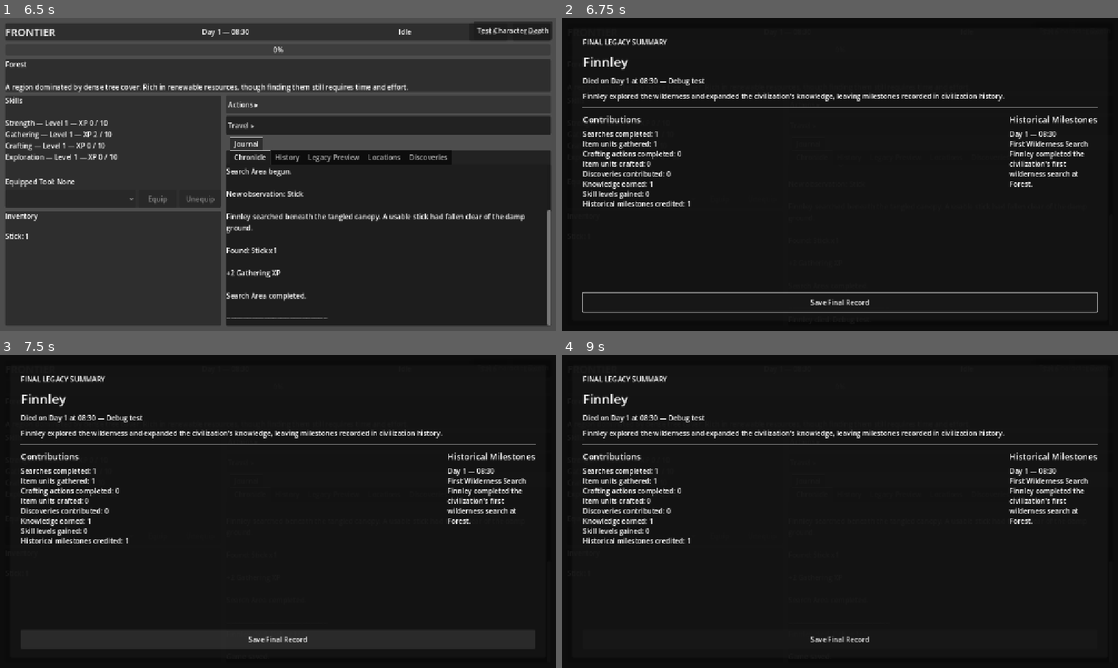
Above: before the commit, frames 1-4 (two rows, left to right).
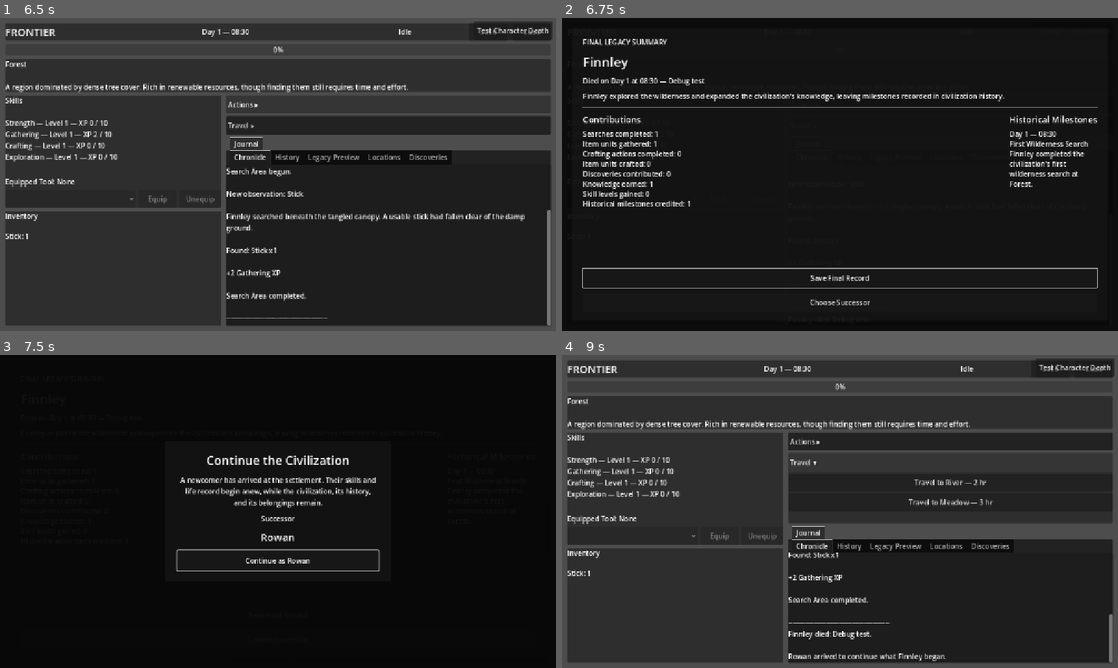
Above: after the commit, the same moments.

Repository: thegrundle-git/frontierthegame
Game: Godot game, scene res://scenes/ui/MainMenu.tscn
Two runs of this game, one before a commit and one after it. Both use one fixed random seed, a clock stepped at 60 frames per second and the inputs below.
Inputs (mouse positions are in pixels of both pictures, inside the frame that each line leads up to):
- Up to frame 1 (6.5 s): click "New Game" at 0.5 s; click "Actions ▾" at 1.25 s; click "Actions ▸" at 2 s; click "Search Area" at 2.75 s; click "Travel ▸" at 3.5 s; click "Travel ▾" at 4.25 s; click "Actions ▸" at 5 s; click "Actions ▾" at 5.75 s
- Up to frame 2 (6.75 s): click "Test Character Death" at 6.5 s
- Up to frame 3 (7.5 s): click (278, 639) at 7.25 s, where only the run after the commit has a clickable "Choose Successor"
- Up to frame 4 (9 s): click (840, 561) at 8 s, where only the run after the commit has a clickable "Continue as Rowan"; click "Travel ▸" at 8.75 s

Frame 1 is identical in both runs. In frame 2, 1.5% of the frame differs, in the area x 3-97%, y 79-95%; in frame 3, 12%; in frame 4, 64%, in the area x 0-100%, y 0-100%.

Commit message:
v0.5.9-alpha1 - Add succession foundation

Diff:
--- a/scenes/ui/GameUI.tscn
+++ b/scenes/ui/GameUI.tscn
@@ -1,9 +1,10 @@
-[gd_scene load_steps=5 format=3 uid="uid://baqm7w2ms734e"]
+[gd_scene load_steps=6 format=3 uid="uid://baqm7w2ms734e"]
 
 [ext_resource type="Script" uid="uid://1bobkraw02vv" path="res://scripts/ui/GameUI.gd" id="1_r8hcy"]
 [ext_resource type="PackedScene" uid="uid://dgmcykvgvwvpm" path="res://scenes/ui/HomeUI.tscn" id="2_3pxe2"]
 [ext_resource type="PackedScene" uid="uid://c84ip6rn6xat4" path="res://scenes/ui/StorageUI.tscn" id="3_jwej7"]
 [ext_resource type="PackedScene" path="res://scenes/ui/LegacySummaryScreen.tscn" id="4_legacy"]
+[ext_resource type="PackedScene" path="res://scenes/ui/SuccessionScreen.tscn" id="5_successor"]
 
 [node name="GameUI" type="Control" unique_id=1054040398]
 layout_mode = 3
@@ -464,6 +465,11 @@
 layout_mode = 1
 
 [node name="LegacySummaryScreen" parent="." instance=ExtResource("4_legacy")]
+unique_name_in_owner = true
+visible = false
+layout_mode = 1
+
+[node name="SuccessionScreen" parent="." instance=ExtResource("5_successor")]
 unique_name_in_owner = true
 visible = false
 layout_mode = 1
--- a/scenes/ui/LegacySummaryScreen.tscn
+++ b/scenes/ui/LegacySummaryScreen.tscn
@@ -123,3 +123,11 @@
 focus_mode = 2
 tooltip_text = "Return to the game."
 text = "Return to Frontier"
+
+[node name="SuccessorButton" type="Button" parent="ScreenMargin/SummaryPanel/ContentMargin/SummaryLayout"]
+unique_name_in_owner = true
+visible = false
+custom_minimum_size = Vector2(0, 44)
+layout_mode = 2
+focus_mode = 2
+text = "Choose Successor"
--- /dev/null
+++ b/scenes/ui/SuccessionScreen.tscn
@@ -0,0 +1,77 @@
+[gd_scene load_steps=2 format=3]
+
+[ext_resource type="Script" path="res://scripts/ui/SuccessionScreen.gd" id="1_successor"]
+
+[node name="SuccessionScreen" type="Control"]
+layout_mode = 3
+anchors_preset = 15
+anchor_right = 1.0
+anchor_bottom = 1.0
+grow_horizontal = 2
+grow_vertical = 2
+mouse_filter = 0
+script = ExtResource("1_successor")
+
+[node name="Backdrop" type="ColorRect" parent="."]
+layout_mode = 1
+anchors_preset = 15
+anchor_right = 1.0
+anchor_bottom = 1.0
+grow_horizontal = 2
+grow_vertical = 2
+color = Color(0.03, 0.03, 0.03, 0.96)
+
+[node name="Center" type="CenterContainer" parent="."]
+layout_mode = 1
+anchors_preset = 15
+anchor_right = 1.0
+anchor_bottom = 1.0
+grow_horizontal = 2
+grow_vertical = 2
+
+[node name="Panel" type="PanelContainer" parent="Center"]
+custom_minimum_size = Vector2(520, 300)
+layout_mode = 2
+
+[node name="Margin" type="MarginContainer" parent="Center/Panel"]
+layout_mode = 2
+theme_override_constants/margin_left = 28
+theme_override_constants/margin_top = 24
+theme_override_constants/margin_right = 28
+theme_override_constants/margin_bottom = 24
+
+[node name="Layout" type="VBoxContainer" parent="Center/Panel/Margin"]
+layout_mode = 2
+theme_override_constants/separation = 14
+
+[node name="Title" type="Label" parent="Center/Panel/Margin/Layout"]
+layout_mode = 2
+theme_override_font_sizes/font_size = 28
+text = "Continue the Civilization"
+horizontal_alignment = 1
+
+[node name="Explanation" type="Label" parent="Center/Panel/Margin/Layout"]
+layout_mode = 2
+size_flags_vertical = 3
+text = "A newcomer has arrived at the settlement. Their skills and life record begin anew, while the civilization, its history, and its belongings remain."
+horizontal_alignment = 1
+autowrap_mode = 3
+
+[node name="CandidateHeading" type="Label" parent="Center/Panel/Margin/Layout"]
+layout_mode = 2
+text = "Successor"
+horizontal_alignment = 1
+
+[node name="CandidateNameLabel" type="Label" parent="Center/Panel/Margin/Layout"]
+unique_name_in_owner = true
+layout_mode = 2
+theme_override_font_sizes/font_size = 24
+text = "Rowan"
+horizontal_alignment = 1
+
+[node name="ContinueButton" type="Button" parent="Center/Panel/Margin/Layout"]
+unique_name_in_owner = true
+custom_minimum_size = Vector2(0, 46)
+layout_mode = 2
+focus_mode = 2
+text = "Continue as Rowan"
--- a/scripts/autoload/GameManager.gd
+++ b/scripts/autoload/GameManager.gd
@@ -5,6 +5,12 @@
 
 const CRAFT_DURATION_SECONDS := 4.0
 const CRAFT_GAME_MINUTES := 45
+const SUCCESSOR_NAMES: Array[String] = [
+	"Rowan",
+	"Mara",
+	"Elias",
+	"Tamsin"
+]
 
 
 var current_survivor: Survivor
@@ -91,24 +97,7 @@
 		)
 		return
 
-	var survivor_scene: PackedScene = load(
-		"res://scenes/characters/Survivor.tscn"
-	)
-
-	if survivor_scene == null:
-		push_error(
-			"Failed to load Survivor.tscn."
-		)
-		return
-
-	current_survivor = survivor_scene.instantiate()
-
-	current_survivor.initialize(
-		survivor_data
-	)
-	current_survivor.died.connect(
-		_on_survivor_died
-	)
+	current_survivor = _instantiate_survivor(survivor_data)
 
 func start_world_action(
 	action_id: String
@@ -523,6 +512,99 @@
 	return current_survivor.die("Debug test")
 
 
+func get_successor_candidate() -> Dictionary:
+	if current_civilization == null:
+		return {}
+
+	var sequence: int = maxi(current_civilization.next_character_sequence, 1)
+	var name_index: int = (sequence - 1) % SUCCESSOR_NAMES.size()
+
+	return {
+		"character_id": current_civilization.get_next_successor_id(),
+		"display_name": SUCCESSOR_NAMES[name_index]
+	}
+
+
+func continue_as_successor(
+	successor_name: String,
+	successor_id: String
+) -> bool:
+	if (
+		current_survivor == null
+		or current_civilization == null
+		or current_survivor.can_act()
+		or current_survivor.data.life_record == null
+		or not current_survivor.data.life_record.is_finalized
+		or ActionManager.is_busy
+		or WorldEventManager.has_pending_event()
+		or successor_name.strip_edges().is_empty()
+		or successor_id.is_empty()
+		or successor_id != current_civilization.get_next_successor_id()
+		or current_civilization.has_archived_character(successor_id)
+	):
+		return false
+
+	var previous_survivor: Survivor = current_survivor
+	var previous_name: String = previous_survivor.data.display_name
+	var preserved_inventory: FrontierInventory = previous_survivor.inventory
+	var preserved_tool_id: String = previous_survivor.equipped_tool_id
+	var successor_data := SurvivorData.new()
+	successor_data.character_id = successor_id
+	successor_data.display_name = successor_name.strip_edges()
+	successor_data.is_alive = true
+	successor_data.life_record = CharacterLifeRecord.new()
+
+	var successor: Survivor = _instantiate_survivor(successor_data)
+	if successor == null:
+		return false
+
+	if not current_civilization.archive_completed_life(
+		previous_survivor.data.character_id,
+		previous_name,
+		previous_survivor.data.life_record
+	):
+		successor.free()
+		return false
+
+	successor.inventory = preserved_inventory
+	successor.equipped_tool_id = preserved_tool_id
+	current_survivor = successor
+	survivor_data = successor_data
+	current_civilization.advance_character_sequence()
+	survivor_is_at_home = false
+
+	previous_survivor.free()
+
+	_add_event(
+		successor_data.display_name
+		+ " arrived to continue what "
+		+ previous_name
+		+ " began."
+	)
+	_refresh_ui()
+
+	return true
+
+
+func _instantiate_survivor(data: SurvivorData) -> Survivor:
+	if data == null:
+		return null
+
+	var survivor_scene: PackedScene = load(
+		"res://scenes/characters/Survivor.tscn"
+	)
+
+	if survivor_scene == null:
+		push_error("Failed to load Survivor.tscn.")
+		return null
+
+	var survivor: Survivor = survivor_scene.instantiate()
+	survivor.initialize(data)
+	survivor.died.connect(_on_survivor_died)
+
+	return survivor
+
+
 func _on_survivor_died(
 	survivor: Survivor,
 	cause: String
--- a/scripts/autoload/SaveManager.gd
+++ b/scripts/autoload/SaveManager.gd
@@ -2,7 +2,8 @@
 
 
 const SAVE_PATH := "user://frontier_save.json"
-const SAVE_VERSION := 5
+const SAVE_VERSION := 6
+const SUCCESSOR_ID_PREFIX := "survivor.successor."
 
 
 func save_game() -> bool:
@@ -170,6 +171,10 @@
 			"history_entries": _serialize_history_entries(
 				civilization.history_entries
 			),
+			"archived_lives": _serialize_archived_lives(
+				civilization.archived_lives
+			),
+			"next_character_sequence": civilization.next_character_sequence,
 		},
 		"world_events": {
 			"completed_event_ids": WorldEventManager.completed_event_ids.duplicate()
@@ -250,6 +255,24 @@
 		})
 
 	return history_data
+
+
+func _serialize_archived_lives(
+	archived_lives: Array[ArchivedCharacterLife]
+) -> Array[Dictionary]:
+	var archive_data: Array[Dictionary] = []
+
+	for archived_life: ArchivedCharacterLife in archived_lives:
+		if archived_life == null or not archived_life.is_valid():
+			continue
+
+		archive_data.append({
+			"character_id": archived_life.character_id,
+			"display_name": archived_life.display_name,
+			"life_record": _serialize_life_record(archived_life.life_record)
+		})
+
+	return archive_data
 
 
 func _apply_save_data(
@@ -749,7 +772,118 @@
 		)
 	)
 
+	_apply_archived_lives_data(
+		civilization,
+		civilization_data.get("archived_lives", []),
+		civilization_data.get("next_character_sequence", 1)
+	)
+
 	civilization.synchronize_unlocked_recipes()
+
+
+func _apply_archived_lives_data(
+	civilization: CivilizationData,
+	archived_data: Variant,
+	next_sequence_data: Variant
+) -> void:
+	civilization.archived_lives.clear()
+	civilization.next_character_sequence = maxi(
+		_history_int_from_variant(next_sequence_data, 1),
+		1
+	)
+
+	if archived_data is not Array:
+		push_warning("Skipped malformed archived character-life data.")
+		return
+
+	for entry_variant: Variant in archived_data:
+		if entry_variant is not Dictionary:
+			continue
+
+		var entry: Dictionary = entry_variant
+		var character_id: String = str(entry.get("character_id", ""))
+		var display_name: String = str(entry.get("display_name", ""))
+		var record_variant: Variant = entry.get("life_record", {})
+
+		if record_variant is not Dictionary:
+			continue
+
+		var life_record: CharacterLifeRecord = _deserialize_archived_life_record(record_variant)
+		if life_record == null:
+			continue
+
+		civilization.archive_completed_life(
+			character_id,
+			display_name,
+			life_record
+		)
+
+		if character_id.begins_with(SUCCESSOR_ID_PREFIX):
+			var sequence: int = character_id.trim_prefix(SUCCESSOR_ID_PREFIX).to_int()
+			civilization.next_character_sequence = maxi(
+				civilization.next_character_sequence,
+				sequence + 1
+			)
+
+
+func _deserialize_archived_life_record(
+	record_data: Dictionary
+) -> CharacterLifeRecord:
+	var life_record: CharacterLifeRecord = CharacterLifeRecord.new()
+	life_record.searches_completed = maxi(
+		_history_int_from_variant(record_data.get("searches_completed", 0), 0), 0
+	)
+	life_record.item_units_gathered = maxi(
+		_history_int_from_variant(record_data.get("item_units_gathered", 0), 0), 0
+	)
+	life_record.crafting_actions_completed = maxi(
+		_history_int_from_variant(record_data.get("crafting_actions_completed", 0), 0), 0
+	)
+	life_record.item_units_crafted = maxi(
+		_history_int_from_variant(record_data.get("item_units_crafted", 0), 0), 0
+	)
+	life_record.discoveries_contributed = maxi(
+		_history_int_from_variant(record_data.get("discoveries_contributed", 0), 0), 0
+	)
+	life_record.knowledge_earned = maxi(
+		_history_int_from_variant(record_data.get("knowledge_earned", 0), 0), 0
+	)
+	life_record.skill_levels_gained = maxi(
+		_history_int_from_variant(record_data.get("skill_levels_gained", 0), 0), 0
+	)
+	life_record.first_recorded_day = maxi(
+		_history_int_from_variant(record_data.get("first_recorded_day", 0), 0), 0
+	)
+	life_record.latest_recorded_day = maxi(
+		_history_int_from_variant(record_data.get("latest_recorded_day", 0), 0), 0
+	)
+	life_record.is_finalized = bool(record_data.get("is_finalized", false))
+	life_record.death_day = maxi(
+		_history_int_from_variant(record_data.get("death_day", 0), 0), 0
+	)
+	life_record.death_hour = clampi(
+		_history_int_from_variant(record_data.get("death_hour", 0), 0), 0, 23
+	)
+	life_record.death_minute = clampi(
+		_history_int_from_variant(record_data.get("death_minute", 0), 0), 0, 59
+	)
+	life_record.cause_of_death = str(
+		record_data.get("cause_of_death", "")
+	).strip_edges()
+
+	if (
+		not life_record.is_finalized
+		or life_record.death_day <= 0
+		or life_record.cause_of_death.is_empty()
+	):
+		return null
+
+	life_record.latest_recorded_day = maxi(
+		life_record.latest_recorded_day,
+		life_record.death_day
+	)
+
+	return life_record
 
 
 func _apply_history_data(
--- /dev/null
+++ b/scripts/resources/ArchivedCharacterLife.gd
@@ -0,0 +1,16 @@
+extends Resource
+class_name ArchivedCharacterLife
+
+
+@export var character_id: String = ""
+@export var display_name: String = ""
+@export var life_record: CharacterLifeRecord
+
+
+func is_valid() -> bool:
+	return (
+		not character_id.is_empty()
+		and not display_name.is_empty()
+		and life_record != null
+		and life_record.is_finalized
+	)
--- a/scripts/resources/CivilizationData.gd
+++ b/scripts/resources/CivilizationData.gd
@@ -23,6 +23,50 @@
 var discovered_ids: Array[String] = []
 var unlocked_recipe_ids: Array[String] = []
 var history_entries: Array[CivilizationHistoryEntry] = []
+var archived_lives: Array[ArchivedCharacterLife] = []
+var next_character_sequence: int = 1
+
+
+func has_archived_character(character_id: String) -> bool:
+	if character_id.is_empty():
+		return false
+
+	for archived_life: ArchivedCharacterLife in archived_lives:
+		if archived_life != null and archived_life.character_id == character_id:
+			return true
+
+	return false
+
+
+func archive_completed_life(
+	character_id: String,
+	display_name: String,
+	life_record: CharacterLifeRecord
+) -> bool:
+	if (
+		character_id.is_empty()
+		or display_name.is_empty()
+		or life_record == null
+		or not life_record.is_finalized
+		or has_archived_character(character_id)
+	):
+		return false
+
+	var archived_life: ArchivedCharacterLife = ArchivedCharacterLife.new()
+	archived_life.character_id = character_id
+	archived_life.display_name = display_name
+	archived_life.life_record = life_record.duplicate(true) as CharacterLifeRecord
+	archived_lives.append(archived_life)
+
+	return true
+
+
+func get_next_successor_id() -> String:
+	return "survivor.successor." + str(maxi(next_character_sequence, 1))
+
+
+func advance_character_sequence() -> void:
+	next_character_sequence = maxi(next_character_sequence, 1) + 1
 
 
 func has_history_event(
--- a/scripts/ui/GameUI.gd
+++ b/scripts/ui/GameUI.gd
@@ -13,6 +13,7 @@
 @onready var legacy_preview_log: RichTextLabel = %LegacyPreviewLog
 @onready var open_legacy_summary_button: Button = %OpenLegacySummaryButton
 @onready var legacy_summary_screen: LegacySummaryScreen = %LegacySummaryScreen
+@onready var succession_screen: SuccessionScreen = %SuccessionScreen
 @onready var debug_death_button: Button = %DebugDeathButton
 @onready var inventory_label: RichTextLabel = %InventoryLabel
 @onready var skills_label: Label = %SkillsLabel
@@ -89,6 +90,12 @@
 	)
 	legacy_summary_screen.save_requested.connect(
 		_on_save_button_pressed
+	)
+	legacy_summary_screen.successor_requested.connect(
+		_on_successor_requested
+	)
+	succession_screen.successor_selected.connect(
+		_on_successor_selected
 	)
 
 	debug_death_button.pressed.connect(
@@ -1200,6 +1207,30 @@
 	GameManager.debug_kill_current_survivor()
 
 
+func _on_successor_requested() -> void:
+	var candidate: Dictionary = GameManager.get_successor_candidate()
+	if candidate.is_empty():
+		return
+
+	succession_screen.show_candidate(candidate)
+
+
+func _on_successor_selected(
+	display_name: String,
+	character_id: String
+) -> void:
+	if not GameManager.continue_as_successor(
+		display_name,
+		character_id
+	):
+		return
+
+	succession_screen.hide_screen()
+	legacy_summary_screen.complete_final_summary()
+	rebuild_location_controls()
+	refresh_all()
+
+
 func update_locations_journal() -> void:
 	var civilization: CivilizationData = (
 		GameManager.current_civilization
--- a/scripts/ui/LegacySummaryScreen.gd
+++ b/scripts/ui/LegacySummaryScreen.gd
@@ -4,6 +4,7 @@
 
 signal closed
 signal save_requested
+signal successor_requested
 
 
 @onready var character_name_label: Label = %CharacterNameLabel
@@ -13,6 +14,7 @@
 @onready var statistics_log: RichTextLabel = %StatisticsLog
 @onready var milestones_log: RichTextLabel = %MilestonesLog
 @onready var close_button: Button = %CloseButton
+@onready var successor_button: Button = %SuccessorButton
 
 var _previous_focus: Control
 var _is_final: bool = false
@@ -20,6 +22,9 @@
 
 func _ready() -> void:
 	close_button.pressed.connect(_on_primary_button_pressed)
+	successor_button.pressed.connect(
+		func() -> void: successor_requested.emit()
+	)
 	visible = false
 
 
@@ -52,6 +57,8 @@
 		if _is_final
 		else "Return to Frontier"
 	)
+	successor_button.visible = _is_final
+	successor_button.disabled = not _is_final
 	visible = true
 	move_to_front()
 	close_button.grab_focus()
@@ -75,6 +82,11 @@
 		_previous_focus.grab_focus()
 
 	closed.emit()
+
+
+func complete_final_summary() -> void:
+	_is_final = false
+	hide_summary()
 
 
 func _populate_summary(
--- /dev/null
+++ b/scripts/ui/SuccessionScreen.gd
@@ -0,0 +1,44 @@
+extends Control
+class_name SuccessionScreen
+
+
+signal successor_selected(display_name: String, character_id: String)
+
+
+@onready var candidate_name_label: Label = %CandidateNameLabel
+@onready var continue_button: Button = %ContinueButton
+
+var _candidate_name: String = ""
+var _candidate_id: String = ""
+
+
+func _ready() -> void:
+	continue_button.pressed.connect(_on_continue_pressed)
+	visible = false
+
+
+func show_candidate(candidate: Dictionary) -> void:
+	_candidate_name = str(candidate.get("display_name", ""))
+	_candidate_id = str(candidate.get("character_id", ""))
+
+	if _candidate_name.is_empty() or _candidate_id.is_empty():
+		return
+
+	candidate_name_label.text = _candidate_name
+	continue_button.text = "Continue as " + _candidate_name
+	visible = true
+	move_to_front()
+	continue_button.grab_focus()
+
+
+func hide_screen() -> void:
+	visible = false
+	_candidate_name = ""
+	_candidate_id = ""
+
+
+func _on_continue_pressed() -> void:
+	if _candidate_name.is_empty() or _candidate_id.is_empty():
+		return
+
+	successor_selected.emit(_candidate_name, _candidate_id)
Not shown, added: scripts/resources/ArchivedCharacterLife.gd.uid
Not shown, added: scripts/ui/SuccessionScreen.gd.uid
Not shown, changed: docs/ARCHITECTURE.md
Not shown, changed: docs/CHANGELOG.md
Not shown, changed: docs/DESIGN_PHILOSOPHY.md
Not shown, changed: docs/PROJECT_SNAPSHOT.md
